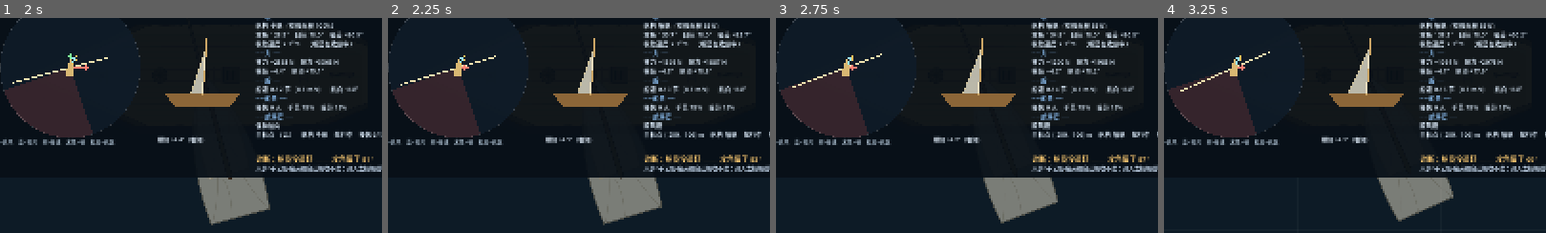
Above: before the commit, frames 1-4 (left to right).
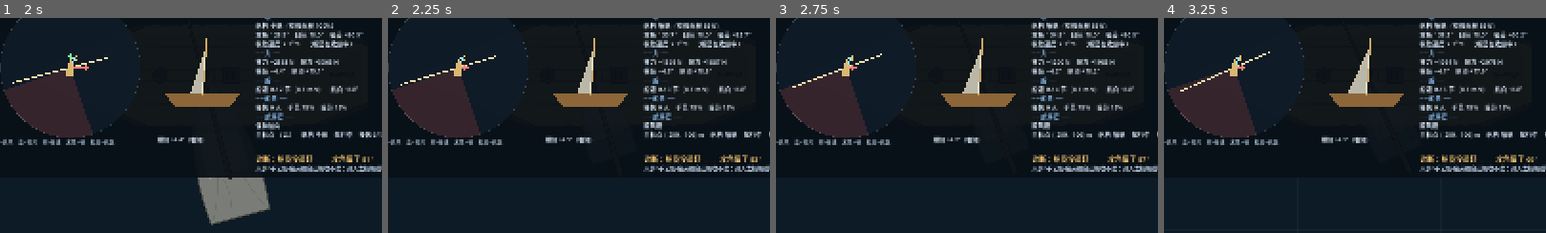
Above: after the commit, the same moments.

Repository: llllllllllllllIIIIIII/ocean-s-king
Game: Godot game, scene res://scenes/ship_debug.tscn
Same seed, same stepped clock (60 frames per second), same inputs: the game is played once before the commit and once after it.
Inputs (mouse positions are % of the whole screen's width and height, from its top left):
- Up to frame 1 (2 s): tap Enter at 0.5 s; move the mouse to (72, 45) at 0.52 s; hold Right 0.53-1.25 s; tap Tab at 0.6 s; click (72, 45) at 0.67 s; tap Space at 0.77 s; drag from (30, 55) to (45, 70) at 1.27 s
- Up to frame 2 (2.25 s): move the mouse to (60, 28) at 2.02 s; hold Right from 2.03 s (still down); tap 2 at 2.1 s
- Up to frame 3 (2.75 s): keep holding Right
- Up to frame 4 (3.25 s): release Right at 2.75 s; drag from (45, 70) to (20, 35) at 2.77 s
The pictures show only the part of the screen within x 24-74%, y 37-87%; the shares and areas given below are measured in that part.

Frame 1 is identical in both runs. In frame 2, 3.1% of the frame differs, in the area x 52-72%, y 74-97%; in frame 3, 2.9%; in frame 4, 2.7%.

Commit message:
视觉: 帆档三种形态各用独立 SVG 部件，抛锚画出锚链与落底的锚
用户要求：1/2/3 切换帆档时形态要看得出来，抛锚状态也要有画面表现。新增 sail_main/jib 的缩帆版（短一截 + 两道收帆带 + 索环）与收帆版（卷在桁上的一束 + 六道绑绳，面积按 0 算），画布与锚点与满帆版一致，渲染器按帆档挑部件。抛锚时船首画出绷直的锚链 + 落底的锚 + 两圈涟漪。

截图证据：.shots/10_sail_full.png / 11_sail_reefed.png / 12_sail_furled.png / 13_anchored.png（同航向同缩放，可直接对比）。test_svg_parts 从 65 项涨到 81 项。

Diff:
--- /dev/null
+++ b/assets/ship/parts/sails/sail_jib_furled.svg
@@ -0,0 +1,16 @@
+<svg xmlns="http://www.w3.org/2000/svg" width="780" height="430" viewBox="0 0 780 430">
+  <!-- 前帆·收帆（俯视）：同样卷起来绑在帆桁上。 -->
+  <path d="M 30 215 C 150 186, 380 178, 600 190 C 644 202, 654 230, 600 242
+           C 380 252, 150 244, 30 215 Z"
+        fill="#b0a488" stroke="#6a6152" stroke-width="8" stroke-linejoin="round"/>
+  <g stroke="#c4b99c" stroke-width="5" fill="none" stroke-linecap="round">
+    <path d="M 180 194 C 300 206, 440 210, 560 198"/>
+    <path d="M 180 238 C 300 226, 440 222, 560 234"/>
+  </g>
+  <g stroke="#6f6653" stroke-width="8" stroke-linecap="round">
+    <path d="M 150 196 L 150 236"/>
+    <path d="M 280 186 L 280 246"/>
+    <path d="M 420 184 L 420 248"/>
+    <path d="M 540 190 L 540 242"/>
+  </g>
+</svg>
--- /dev/null
+++ b/assets/ship/parts/sails/sail_jib_reefed.svg
@@ -0,0 +1,15 @@
+<svg xmlns="http://www.w3.org/2000/svg" width="780" height="430" viewBox="0 0 780 430">
+  <!-- 前帆·缩帆（俯视）。画布与锚点和全帆版一致。 -->
+  <path d="M 30 215 C 140 112, 320 84, 480 100 L 480 330 C 320 346, 140 318, 30 215 Z"
+        fill="#ded4bb" stroke="#8a7f66" stroke-width="8" stroke-linejoin="round"/>
+  <g stroke="#c4b99c" stroke-width="5" fill="none" stroke-linecap="round">
+    <path d="M 130 150 C 240 172, 350 196, 480 108"/>
+    <path d="M 130 282 C 240 260, 350 236, 480 322"/>
+  </g>
+  <g stroke="#b0a488" stroke-width="6" stroke-linecap="round">
+    <path d="M 350 92 L 350 338"/>
+  </g>
+  <g fill="#6f6653">
+    <circle cx="350" cy="160" r="8"/><circle cx="350" cy="215" r="8"/><circle cx="350" cy="270" r="8"/>
+  </g>
+</svg>
--- /dev/null
+++ b/assets/ship/parts/sails/sail_main_furled.svg
@@ -0,0 +1,21 @@
+<svg xmlns="http://www.w3.org/2000/svg" width="1120" height="620" viewBox="0 0 1120 620">
+  <!-- 主帆·收帆（俯视）：帆布整个卷起来绑在桁上，只剩一条"帆卷"。
+       它和桁用同一个角度绘制，所以看上去就是绑在桁上的那一卷。 -->
+  <path d="M 40 310 C 220 268, 560 258, 880 270 C 932 286, 944 334, 880 350
+           C 560 362, 220 352, 40 310 Z"
+        fill="#b8ac90" stroke="#6a6152" stroke-width="9" stroke-linejoin="round"/>
+  <!-- 帆布的螺旋感：两道浅浅的卷边线 -->
+  <g stroke="#cfc4a8" stroke-width="6" fill="none" stroke-linecap="round">
+    <path d="M 260 276 C 420 292, 600 296, 800 282"/>
+    <path d="M 260 344 C 420 328, 600 324, 800 338"/>
+  </g>
+  <!-- 绑绳：横跨帆卷的六道绳子，这是"已经收好"最直接的视觉信号 -->
+  <g stroke="#6f6653" stroke-width="9" stroke-linecap="round">
+    <path d="M 210 282 L 210 340"/>
+    <path d="M 360 272 L 360 350"/>
+    <path d="M 520 268 L 520 354"/>
+    <path d="M 680 270 L 680 352"/>
+    <path d="M 820 276 L 820 346"/>
+    <path d="M 900 288 L 900 332"/>
+  </g>
+</svg>
--- /dev/null
+++ b/assets/ship/parts/sails/sail_main_reefed.svg
@@ -0,0 +1,19 @@
+<svg xmlns="http://www.w3.org/2000/svg" width="1120" height="620" viewBox="0 0 1120 620">
+  <!-- 主帆·缩帆（俯视）。画布与锚点和全帆版完全一致，所以换部件不影响拼装位置。
+       缩帆 = 帆布少了下面一段：帆短了一截，靠近桁的那两条是收帆带（reef band）。 -->
+  <path d="M 40 310 C 190 168, 430 122, 640 142 L 640 462 C 430 486, 190 452, 40 310 Z"
+        fill="#e8dfc8" stroke="#8a7f66" stroke-width="9" stroke-linejoin="round"/>
+  <g stroke="#cfc4a8" stroke-width="6" fill="none" stroke-linecap="round">
+    <path d="M 190 205 C 330 235, 480 268, 640 150"/>
+    <path d="M 190 415 C 330 385, 480 352, 640 454"/>
+  </g>
+  <!-- 收帆带：两道绑绳 + 一排索环，让"少了多少帆"一眼看得出来 -->
+  <g stroke="#b0a488" stroke-width="7" stroke-linecap="round">
+    <path d="M 470 132 L 470 476"/>
+    <path d="M 566 136 L 566 470"/>
+  </g>
+  <g fill="#6f6653">
+    <circle cx="470" cy="196" r="9"/><circle cx="470" cy="310" r="9"/><circle cx="470" cy="424" r="9"/>
+    <circle cx="566" cy="204" r="8"/><circle cx="566" cy="310" r="8"/><circle cx="566" cy="416" r="8"/>
+  </g>
+</svg>
--- a/data/defs/parts.json
+++ b/data/defs/parts.json
@@ -11,6 +11,12 @@
     "yard":         { "file": "rig/yard.svg",          "anchor": [780, 42] },
     "sail_main":    { "file": "sails/sail_main.svg",   "anchor": [40, 310] },
     "sail_jib":     { "file": "sails/sail_jib.svg",    "anchor": [30, 215] },
+    "sail_main_reefed": { "file": "sails/sail_main_reefed.svg", "anchor": [40, 310],
+                          "note": "缩帆版：画布与锚点和 sail_main 一致，换部件不影响拼装位置" },
+    "sail_jib_reefed":  { "file": "sails/sail_jib_reefed.svg",  "anchor": [30, 215] },
+    "sail_main_furled": { "file": "sails/sail_main_furled.svg", "anchor": [40, 310],
+                          "note": "收帆版：帆卷绑在桁上，面积按 0 算" },
+    "sail_jib_furled":  { "file": "sails/sail_jib_furled.svg",  "anchor": [30, 215] },
     "helm":         { "file": "fittings/helm.svg",     "anchor": [20, 60] },
     "capstan":      { "file": "fittings/capstan.svg",  "anchor": [80, 80] },
     "windlass":     { "file": "fittings/windlass.svg", "anchor": [120, 60] },
--- a/scripts/ship_debug.gd
+++ b/scripts/ship_debug.gd
@@ -108,6 +108,9 @@
 	# 帆弦线：物理里是船体系角度（0 = 船首），画布的 +x 是船尾，所以要 180 - a
 	view.sail_main_rad = deg_to_rad(180.0 - float(snap["sail_main_deg"]))
 	view.sail_jib_rad = deg_to_rad(180.0 - float(snap["sail_jib_deg"]))
+	# 帆的形态与锚的状态：这两条是"看不见的物理状态"在画面上的出口
+	view.sail_state = int(orders.sail_level)
+	view.anchored = ship.is_anchored()
 	view.queue_redraw()
 
 
@@ -161,7 +164,30 @@
 			_apply()
 		72:
 			_capture("09_sail_panel")
+		74:
+			_show_panel = false
+			_panel.visible = false
+			orders.set_sail_level(ShipOrders.SailLevel.FULL)
+			_sail_shot(335.0, 200.0, 1.55)
 		78:
+			_capture("10_sail_full")
+		80:
+			orders.set_sail_level(ShipOrders.SailLevel.REEF)
+			_sail_shot(335.0, 60.0, 1.55)
+		84:
+			_capture("11_sail_reefed")
+		86:
+			orders.set_sail_level(ShipOrders.SailLevel.FURLED)
+			_sail_shot(335.0, 40.0, 1.55)
+		90:
+			_capture("12_sail_furled")
+		92:
+			orders.anchored = true
+			orders.set_sail_level(ShipOrders.SailLevel.FURLED)
+			_sail_shot(335.0, 60.0, 1.55)
+		96:
+			_capture("13_anchored")
+		102:
 			print("[shots] " + view.bank.stats())
 			get_tree().quit(0)
 
@@ -181,11 +207,15 @@
 	# 航速都是真的算出来的，不是摆拍。
 	ship.set_pose(Vector2.ZERO, heading)
 	crew.set_target_heading(heading)
+	# 玩家的指令（帆档、锚）也要按同一条路灌进物理，否则照片和游戏不一致
+	ship.set_sail_area_scale(orders.sail_area_scale())
+	ship.set_anchored(orders.anchored)
 	_mode = Mode.ZOOM
 	_layer = 2
 	_zoom = zoom
 	var dt := 0.05
 	for _i in int(seconds / dt):
+		crew.hands_on_sails = orders.hands_on_sails
 		crew.step(dt)
 		ship.step(dt, wind.velocity_world())
 	_sync_view()
--- a/scripts/ship_renderer.gd
+++ b/scripts/ship_renderer.gd
@@ -23,6 +23,10 @@
 var zoom := 1.0
 var sail_main_rad := -0.45         # 主帆弦线方向（**画布系**弧度）
 var sail_jib_rad := -0.75          # 前帆弦线方向（画布系弧度）
+# 帆的形态：0 全帆 / 1 缩帆 / 2 收帆。三种形态是**三个不同的 SVG 部件**，
+# 不是把同一张图缩一缩 —— 缩帆要看得见少了多少帆布，收帆要看得见卷在桁上。
+var sail_state := 0
+var anchored := false              # 抛锚中：船首前面会画锚链与锚
 var show_grid := false
 var show_ghost := true
 
@@ -109,8 +113,37 @@
 			var dz: float = absf(layer_elevation(above) - layer_elevation(layer))
 			# 高度差越大，虚影偏移越多 —— 这是"层叠"的视觉暗示
 			_draw_layer(above, GHOST_ALPHA, Vector2(-2.0, -3.0) * (dz / 2.0), true)
+	_draw_anchor_rig()
 	if show_grid:
 		_draw_grid()
+
+
+func _draw_anchor_rig() -> void:
+	"""抛锚：从船首伸出一条绷直的锚链，末端是落底的锚与两圈涟漪。
+
+	俯视图里"锚在水下"本来看不见，但玩家需要一眼知道船为什么不动 ——
+	所以把链和锚画在水面之上，用颜色和涟漪说明它沉在下面。
+	"""
+	if not anchored:
+		return
+	var bow := _cell_center(Vector2i(1, 3))
+	var tip := bow + Vector2(-2.6 * CELL, 0.7 * CELL)
+	var chain := Color(0.36, 0.38, 0.44)
+	draw_line(bow, tip, chain, 5.0)
+	# 链环：沿着链均匀点几节，比一根实线更像链
+	var steps := 7
+	for i in range(1, steps):
+		var p := bow.lerp(tip, float(i) / float(steps))
+		draw_circle(p, 4.0, Color(0.22, 0.24, 0.28))
+	# 锚本体（部件坐标系里锚是竖着画的，转过来让它躺在链的末端）
+	var wu := world_ppu()
+	var ru := raster_ppu()
+	if not bank.draw_part(self, "anchor_icon", tip, PI * 0.42, wu, ru,
+			Color(1, 1, 1, 0.95)):
+		draw_circle(tip, 10.0, chain)
+	# 涟漪：两道圈说明它落在水底
+	draw_arc(tip, 30.0, 0.0, TAU, 28, Color(0.6, 0.85, 1.0, 0.22), 2.0)
+	draw_arc(tip, 46.0, 0.0, TAU, 32, Color(0.6, 0.85, 1.0, 0.13), 2.0)
 
 
 func _draw_sea() -> void:
@@ -173,11 +206,18 @@
 	# 帆要半透明：它物理上确实在甲板之上、会挡住甲板，
 	# 但纯俯视视角下必须能看见甲板，否则玩家读不出船的状态。
 	var sail_tint := Color(1, 1, 1, alpha * SAIL_ALPHA)
-	bank.draw_part(self, "sail_main", at, sail_main_rad, wu, ru, sail_tint)
-	bank.draw_part(self, "sail_jib", at, sail_jib_rad, wu, ru,
+	bank.draw_part(self, _sail_part("sail_main", sail_state), at, sail_main_rad, wu, ru, sail_tint)
+	bank.draw_part(self, _sail_part("sail_jib", sail_state), at, sail_jib_rad, wu, ru,
 		Color(1, 1, 1, alpha * SAIL_ALPHA * 0.86))
 	bank.draw_part(self, "yard", at, sail_main_rad, wu, ru, tint)
 	bank.draw_part(self, "mast", at, 0.0, wu, ru, tint)
+
+
+func _sail_part(base: String, state: int) -> String:
+	match state:
+		1: return base + "_reefed"
+		2: return base + "_furled"
+	return base
 
 
 func _draw_prop(prop: Dictionary, alpha: float, offset: Vector2) -> void:
Not shown, changed: docs/02-开发日志与7天排期.md
Not shown, changed: docs/03-单桅帆船SVG部件清单.md
Not shown, changed: docs/07-交接.md
